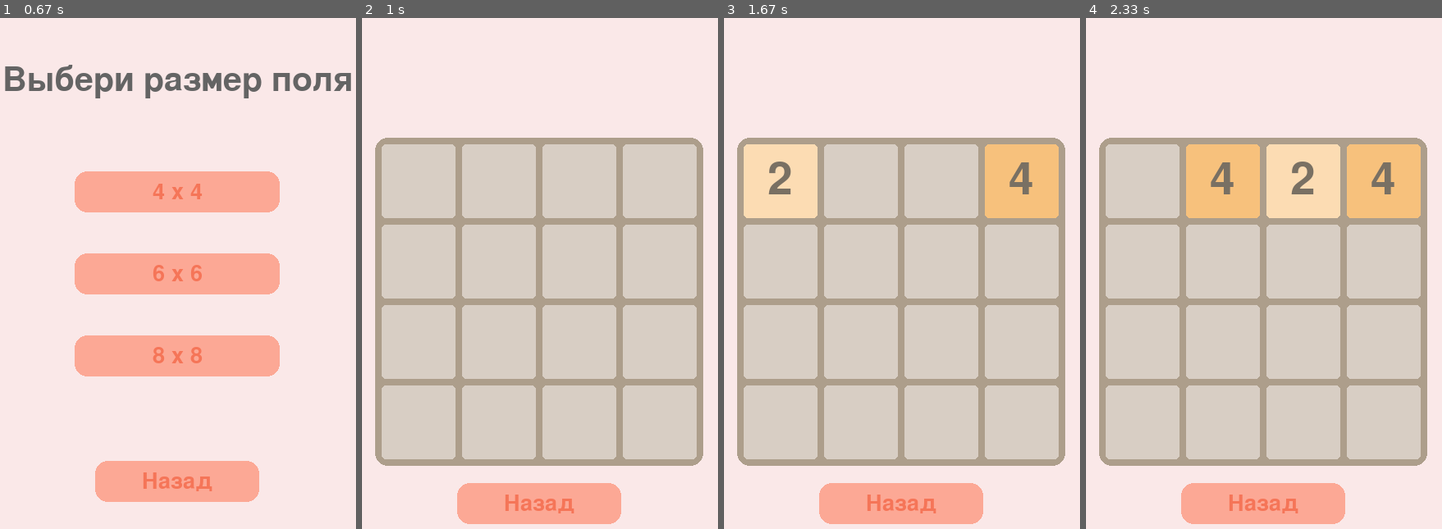
Above: before the commit, frames 1-4 (left to right).
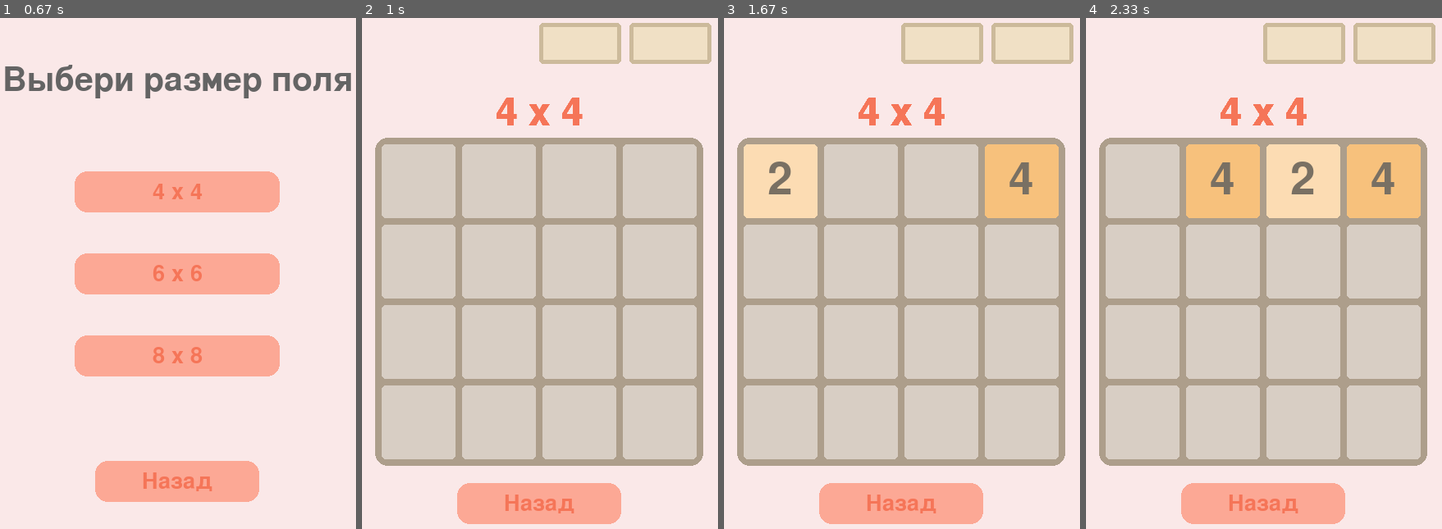
Above: after the commit, the same moments.

Repository: NaFo61/2048_Pygame
Game: pygame game, started from game/main.py
The game is run twice, just before and just after one commit, with the same random seed, the same clock (stepped at 60 frames per second) and the same inputs.
Inputs:
- Up to frame 1 (0.67 s): click "Играть" at 0.38 s
- Up to frame 2 (1 s): click "4 x 4" at 0.72 s
- Up to frame 3 (1.67 s): hold Right 1-1.47 s; hold Up from 1.5 s (still down)
- Up to frame 4 (2.33 s): release Up at 1.8 s; hold Right 1.83-2.3 s

Frame 1 is identical in both runs. In frame 2, 4.2% of the frame differs, in the area x 37-99%, y 0-22%; in frame 3, 4.2%; in frame 4, 4.2%.

Commit message:
update style board, add score tables

Diff:
--- a/game/main.py
+++ b/game/main.py
@@ -32,11 +32,33 @@
                 self.render_cell(screen, i, j)
 
     def render_decoration(self, screen):
+        width, height = self.screen_size
+
+        font = pygame.font.SysFont("spendthrift", 70)
+        text = font.render(
+            f"{self.value} x {self.value}", True, style.S_BUTTON_TEXT
+        )
+
+        button_x_text = width // 2 - text.get_width() // 2
+        button_y_text = 120 - text.get_height() // 2
+
+        screen.blit(text, (button_x_text, button_y_text))
+
+        pygame.draw.rect(screen, style.S_TABLE_SCORE, (250, 10, 100, 50), 0, 5)
+        pygame.draw.rect(
+            screen, style.S_TABLE_SCORE_BORDER, (250, 10, 100, 50), 5, 5
+        )
+
+        pygame.draw.rect(screen, style.S_TABLE_SCORE, (360, 10, 100, 50), 0, 5)
+        pygame.draw.rect(
+            screen, style.S_TABLE_SCORE_BORDER, (360, 10, 100, 50), 5, 5
+        )
+
+        # Прямоугольник для клеточек
         pygame.draw.rect(
             screen, style.RECT, (self.left, self.top, 400, 400), 0, 15
         )
-
-        width, height = self.screen_size
+        # Прямоугольник для клеточек
 
         # <==== Назад ====>
         button_x = width // 2
--- a/game/style.py
+++ b/game/style.py
@@ -1,5 +1,7 @@
 S_MAIN_TITLE = (100, 100, 100)
 S_BUTTON = (252, 168, 149)
+S_TABLE_SCORE = (240, 224, 197)
+S_TABLE_SCORE_BORDER = (204, 186, 155)
 S_BUTTON_HOVER = (255, 200, 100)
 S_BUTTON_TEXT = (245, 117, 88)
 S_TITLE = (148, 64, 0)
